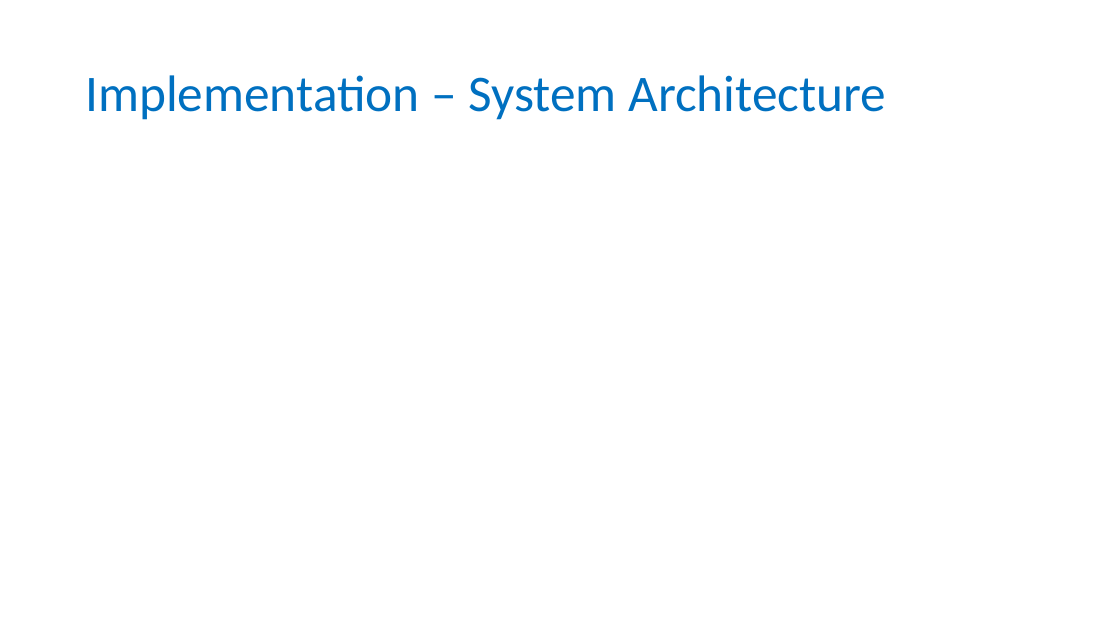
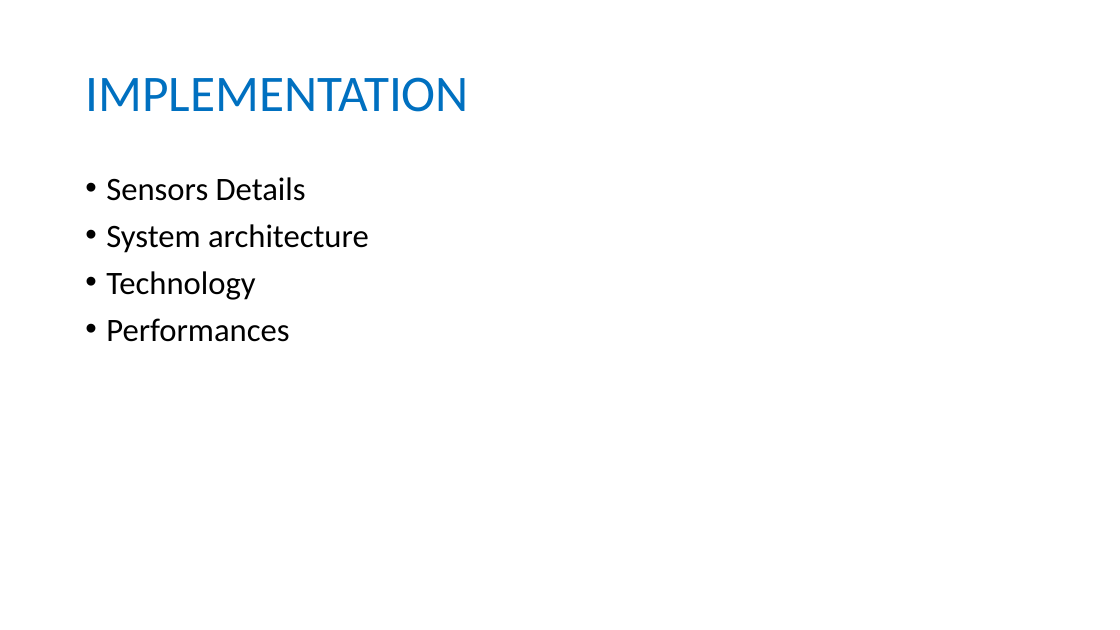
Before and after one commit to longhoang0304/DCDCS_Documentation, a slide deck: slide 8 of Final-Presentation.pptx (slide 10 before the commit). Drawn at 1120x630 pixels with LibreOffice and Linux fonts; fonts in the diff are those of the drawing. Boxes give left, top, right and bottom in pixels: in the first picture for what was removed or moved away, otherwise in the second. Text is boxed around its words. In the diff, an @@ line names an element or a change of style, - is before the commit and + after.

```diff
--- a/Final-Presentation.pptx
+++ b/Final-Presentation.pptx
@@ title at [85, 77, 469, 112]: text changed @@
-Implementation – System Architecture
+IMPLEMENTATION
@@ text added at [106, 177, 369, 342], 28 pt, text #000000 @@
+• Sensors Details
+• System architecture
+• Technology
+• Performances
```
Also in this commit, not shown: 4 other slides changed, 31 slides added, 9 slides removed, 2 other files.
